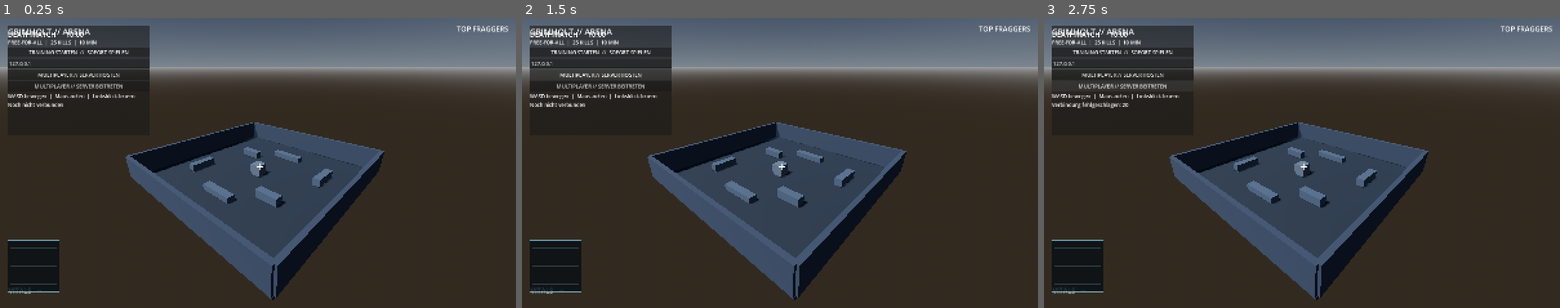
Above: before the commit, frames 1-3 (left to right).
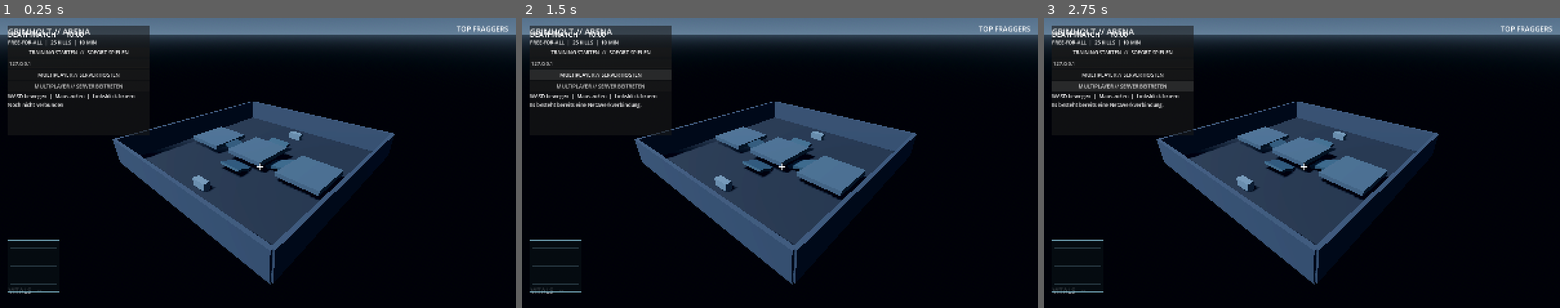
Above: after the commit, the same moments.

Repository: HazelTheSquirrel/Grimholt-Test
Game: Godot game, scene res://scenes/main.tscn
Two runs of this game, one before a commit and one after it. Both use one fixed random seed, a clock stepped at 60 frames per second and the inputs below.
Inputs:
- Up to frame 1 (0.25 s): no input
- Up to frame 2 (1.5 s): click "TRAINING STARTEN // SOFORT SP…" at 0.5 s; click "MULTIPLAYER // SERVER HOSTEN" at 1.25 s
- Up to frame 3 (2.75 s): click "MULTIPLAYER // SERVER BEITRET…" at 2 s

The runs differ from the first frame. In frame 1, 80% of the frame differs, in the area x 0-100%, y 0-100%; in frame 2, 80%; in frame 3, 80%.

Commit message:
Improve arena layout and repair menu start feedback

Diff:
--- a/Grimholt/scenes/shooter/arena.tscn
+++ b/Grimholt/scenes/shooter/arena.tscn
@@ -1,8 +1,10 @@
-[gd_scene load_steps=40 format=3]
+[gd_scene load_steps=19 format=3]
 
 [sub_resource type="ProceduralSkyMaterial" id="SkyMaterial"]
-sky_top_color = Color(0.12, 0.19, 0.29, 1)
-sky_horizon_color = Color(0.48, 0.52, 0.56, 1)
+sky_top_color = Color(0.055, 0.11, 0.19, 1)
+sky_horizon_color = Color(0.31, 0.39, 0.47, 1)
+ground_bottom_color = Color(0.035, 0.05, 0.065, 1)
+ground_horizon_color = Color(0.18, 0.23, 0.28, 1)
 
 [sub_resource type="Sky" id="Sky"]
 sky_material = SubResource("SkyMaterial")
@@ -11,128 +13,56 @@
 background_mode = 2
 sky = SubResource("Sky")
 ambient_light_source = 2
-ambient_light_color = Color(0.34, 0.39, 0.48, 1)
-ambient_light_energy = 0.7
-
-[sub_resource type="BoxMesh" id="FloorBox"]
-size = Vector3(48, 1, 48)
-
+ambient_light_color = Color(0.39, 0.47, 0.56, 1)
+ambient_light_energy = 0.8
+tonemap_mode = 2
+glow_enabled = true
+glow_intensity = 0.35
+
+[sub_resource type="BoxMesh" id="FloorMesh"]
+size = Vector3(64, 1, 64)
 [sub_resource type="BoxShape3D" id="FloorShape"]
-size = Vector3(48, 1, 48)
-
-[sub_resource type="StandardMaterial3D" id="FloorMaterial"]
-albedo_color = Color(0.13, 0.17, 0.21, 1)
+size = Vector3(64, 1, 64)
+[sub_resource type="StandardMaterial3D" id="FloorMat"]
+albedo_color = Color(0.105, 0.14, 0.18, 1)
+metallic = 0.28
+roughness = 0.78
+
+[sub_resource type="BoxMesh" id="WallMesh"]
+size = Vector3(64, 8, 1)
+[sub_resource type="BoxShape3D" id="WallShape"]
+size = Vector3(64, 8, 1)
+[sub_resource type="StandardMaterial3D" id="WallMat"]
+albedo_color = Color(0.18, 0.23, 0.29, 1)
+metallic = 0.35
+roughness = 0.72
+
+[sub_resource type="BoxMesh" id="PlatformMesh"]
+size = Vector3(14, 1.4, 14)
+[sub_resource type="BoxShape3D" id="PlatformShape"]
+size = Vector3(14, 1.4, 14)
+[sub_resource type="StandardMaterial3D" id="PlatformMat"]
+albedo_color = Color(0.24, 0.31, 0.37, 1)
+metallic = 0.42
+roughness = 0.58
+
+[sub_resource type="BoxMesh" id="CoverMesh"]
+size = Vector3(5, 2.4, 2)
+[sub_resource type="BoxShape3D" id="CoverShape"]
+size = Vector3(5, 2.4, 2)
+[sub_resource type="StandardMaterial3D" id="CoverMat"]
+albedo_color = Color(0.29, 0.36, 0.42, 1)
+metallic = 0.25
 roughness = 0.82
 
-[sub_resource type="BoxMesh" id="NorthWallBox"]
-size = Vector3(48, 6, 1)
-
-[sub_resource type="BoxShape3D" id="NorthWallShape"]
-size = Vector3(48, 6, 1)
-
-[sub_resource type="StandardMaterial3D" id="NorthWallMaterial"]
-albedo_color = Color(0.20, 0.25, 0.31, 1)
-roughness = 0.82
-
-[sub_resource type="BoxMesh" id="SouthWallBox"]
-size = Vector3(48, 6, 1)
-
-[sub_resource type="BoxShape3D" id="SouthWallShape"]
-size = Vector3(48, 6, 1)
-
-[sub_resource type="StandardMaterial3D" id="SouthWallMaterial"]
-albedo_color = Color(0.20, 0.25, 0.31, 1)
-roughness = 0.82
-
-[sub_resource type="BoxMesh" id="EastWallBox"]
-size = Vector3(1, 6, 48)
-
-[sub_resource type="BoxShape3D" id="EastWallShape"]
-size = Vector3(1, 6, 48)
-
-[sub_resource type="StandardMaterial3D" id="EastWallMaterial"]
-albedo_color = Color(0.20, 0.25, 0.31, 1)
-roughness = 0.82
-
-[sub_resource type="BoxMesh" id="WestWallBox"]
-size = Vector3(1, 6, 48)
-
-[sub_resource type="BoxShape3D" id="WestWallShape"]
-size = Vector3(1, 6, 48)
-
-[sub_resource type="StandardMaterial3D" id="WestWallMaterial"]
-albedo_color = Color(0.20, 0.25, 0.31, 1)
-roughness = 0.82
-
-[sub_resource type="BoxMesh" id="CoverABox"]
-size = Vector3(6, 2, 2)
-
-[sub_resource type="BoxShape3D" id="CoverAShape"]
-size = Vector3(6, 2, 2)
-
-[sub_resource type="StandardMaterial3D" id="CoverAMaterial"]
-albedo_color = Color(0.27, 0.33, 0.39, 1)
-roughness = 0.82
-
-[sub_resource type="BoxMesh" id="CoverBBox"]
-size = Vector3(6, 2, 2)
-
-[sub_resource type="BoxShape3D" id="CoverBShape"]
-size = Vector3(6, 2, 2)
-
-[sub_resource type="StandardMaterial3D" id="CoverBMaterial"]
-albedo_color = Color(0.27, 0.33, 0.39, 1)
-roughness = 0.82
-
-[sub_resource type="BoxMesh" id="CenterBlockBox"]
-size = Vector3(3, 3, 3)
-
-[sub_resource type="BoxShape3D" id="CenterBlockShape"]
-size = Vector3(3, 3, 3)
-
-[sub_resource type="StandardMaterial3D" id="CenterBlockMaterial"]
-albedo_color = Color(0.34, 0.39, 0.43, 1)
-roughness = 0.82
-
-[sub_resource type="BoxMesh" id="CoverCBox"]
-size = Vector3(2, 2, 7)
-
-[sub_resource type="BoxShape3D" id="CoverCShape"]
-size = Vector3(2, 2, 7)
-
-[sub_resource type="StandardMaterial3D" id="CoverCMaterial"]
-albedo_color = Color(0.27, 0.33, 0.39, 1)
-roughness = 0.82
-
-[sub_resource type="BoxMesh" id="CoverDBox"]
-size = Vector3(2, 2, 7)
-
-[sub_resource type="BoxShape3D" id="CoverDShape"]
-size = Vector3(2, 2, 7)
-
-[sub_resource type="StandardMaterial3D" id="CoverDMaterial"]
-albedo_color = Color(0.27, 0.33, 0.39, 1)
-roughness = 0.82
-
-[sub_resource type="BoxMesh" id="NorthCoverBox"]
-size = Vector3(9, 1.5, 2)
-
-[sub_resource type="BoxShape3D" id="NorthCoverShape"]
-size = Vector3(9, 1.5, 2)
-
-[sub_resource type="StandardMaterial3D" id="NorthCoverMaterial"]
-albedo_color = Color(0.27, 0.33, 0.39, 1)
-roughness = 0.82
-
-[sub_resource type="BoxMesh" id="SouthCoverBox"]
-size = Vector3(9, 1.5, 2)
-
-[sub_resource type="BoxShape3D" id="SouthCoverShape"]
-size = Vector3(9, 1.5, 2)
-
-[sub_resource type="StandardMaterial3D" id="SouthCoverMaterial"]
-albedo_color = Color(0.27, 0.33, 0.39, 1)
-roughness = 0.82
+[sub_resource type="BoxMesh" id="RampMesh"]
+size = Vector3(8, 0.8, 6)
+[sub_resource type="BoxShape3D" id="RampShape"]
+size = Vector3(8, 0.8, 6)
+[sub_resource type="StandardMaterial3D" id="RampMat"]
+albedo_color = Color(0.20, 0.29, 0.35, 1)
+metallic = 0.5
+roughness = 0.62
 
 [node name="Arena" type="Node3D"]
 
@@ -140,132 +70,148 @@
 environment = SubResource("Environment")
 
 [node name="Sun" type="DirectionalLight3D" parent="."]
-rotation = Vector3(-0.907571, -0.488692, 0)
-light_energy = 1.25
+rotation_degrees = Vector3(-48, -32, 0)
+light_energy = 1.35
 shadow_enabled = true
 
 [node name="PreviewCamera" type="Camera3D" parent="."]
-position = Vector3(34, 27, 38)
-rotation_degrees = Vector3(-25, 42, 0)
+position = Vector3(47, 37, 52)
+rotation_degrees = Vector3(-29, 42, 0)
 current = true
-fov = 70.0
+fov = 64.0
 
 [node name="Floor" type="StaticBody3D" parent="."]
 position = Vector3(0, -0.5, 0)
-
-[node name="FloorMesh" type="MeshInstance3D" parent="Floor"]
-mesh = SubResource("FloorBox")
-material_override = SubResource("FloorMaterial")
-
-[node name="FloorCollision" type="CollisionShape3D" parent="Floor"]
+[node name="Mesh" type="MeshInstance3D" parent="Floor"]
+mesh = SubResource("FloorMesh")
+material_override = SubResource("FloorMat")
+[node name="Collision" type="CollisionShape3D" parent="Floor"]
 shape = SubResource("FloorShape")
 
 [node name="NorthWall" type="StaticBody3D" parent="."]
-position = Vector3(0, 3, -24)
-
-[node name="NorthWallMesh" type="MeshInstance3D" parent="NorthWall"]
-mesh = SubResource("NorthWallBox")
-material_override = SubResource("NorthWallMaterial")
-
-[node name="NorthWallCollision" type="CollisionShape3D" parent="NorthWall"]
-shape = SubResource("NorthWallShape")
+position = Vector3(0, 4, -32)
+[node name="Mesh" type="MeshInstance3D" parent="NorthWall"]
+mesh = SubResource("WallMesh")
+material_override = SubResource("WallMat")
+[node name="Collision" type="CollisionShape3D" parent="NorthWall"]
+shape = SubResource("WallShape")
 
 [node name="SouthWall" type="StaticBody3D" parent="."]
-position = Vector3(0, 3, 24)
-
-[node name="SouthWallMesh" type="MeshInstance3D" parent="SouthWall"]
-mesh = SubResource("SouthWallBox")
-material_override = SubResource("SouthWallMaterial")
-
-[node name="SouthWallCollision" type="CollisionShape3D" parent="SouthWall"]
-shape = SubResource("SouthWallShape")
+position = Vector3(0, 4, 32)
+[node name="Mesh" type="MeshInstance3D" parent="SouthWall"]
+mesh = SubResource("WallMesh")
+material_override = SubResource("WallMat")
+[node name="Collision" type="CollisionShape3D" parent="SouthWall"]
+shape = SubResource("WallShape")
 
 [node name="EastWall" type="StaticBody3D" parent="."]
-position = Vector3(24, 3, 0)
-
-[node name="EastWallMesh" type="MeshInstance3D" parent="EastWall"]
-mesh = SubResource("EastWallBox")
-material_override = SubResource("EastWallMaterial")
-
-[node name="EastWallCollision" type="CollisionShape3D" parent="EastWall"]
-shape = SubResource("EastWallShape")
+position = Vector3(32, 4, 0)
+rotation_degrees = Vector3(0, 90, 0)
+[node name="Mesh" type="MeshInstance3D" parent="EastWall"]
+mesh = SubResource("WallMesh")
+material_override = SubResource("WallMat")
+[node name="Collision" type="CollisionShape3D" parent="EastWall"]
+shape = SubResource("WallShape")
 
 [node name="WestWall" type="StaticBody3D" parent="."]
-position = Vector3(-24, 3, 0)
-
-[node name="WestWallMesh" type="MeshInstance3D" parent="WestWall"]
-mesh = SubResource("WestWallBox")
-material_override = SubResource("WestWallMaterial")
-
-[node name="WestWallCollision" type="CollisionShape3D" parent="WestWall"]
-shape = SubResource("WestWallShape")
-
-[node name="CoverA" type="StaticBody3D" parent="."]
-position = Vector3(-10, 1, -8)
-
-[node name="CoverAMesh" type="MeshInstance3D" parent="CoverA"]
-mesh = SubResource("CoverABox")
-material_override = SubResource("CoverAMaterial")
-
-[node name="CoverACollision" type="CollisionShape3D" parent="CoverA"]
-shape = SubResource("CoverAShape")
-
-[node name="CoverB" type="StaticBody3D" parent="."]
-position = Vector3(10, 1, 8)
-
-[node name="CoverBMesh" type="MeshInstance3D" parent="CoverB"]
-mesh = SubResource("CoverBBox")
-material_override = SubResource("CoverBMaterial")
-
-[node name="CoverBCollision" type="CollisionShape3D" parent="CoverB"]
-shape = SubResource("CoverBShape")
-
-[node name="CenterBlock" type="StaticBody3D" parent="."]
-position = Vector3(0, 1.5, 0)
-
-[node name="CenterBlockMesh" type="MeshInstance3D" parent="CenterBlock"]
-mesh = SubResource("CenterBlockBox")
-material_override = SubResource("CenterBlockMaterial")
-
-[node name="CenterBlockCollision" type="CollisionShape3D" parent="CenterBlock"]
-shape = SubResource("CenterBlockShape")
-
-[node name="CoverC" type="StaticBody3D" parent="."]
-position = Vector3(-15, 1, 8)
-
-[node name="CoverCMesh" type="MeshInstance3D" parent="CoverC"]
-mesh = SubResource("CoverCBox")
-material_override = SubResource("CoverCMaterial")
-
-[node name="CoverCCollision" type="CollisionShape3D" parent="CoverC"]
-shape = SubResource("CoverCShape")
-
-[node name="CoverD" type="StaticBody3D" parent="."]
-position = Vector3(15, 1, -8)
-
-[node name="CoverDMesh" type="MeshInstance3D" parent="CoverD"]
-mesh = SubResource("CoverDBox")
-material_override = SubResource("CoverDMaterial")
-
-[node name="CoverDCollision" type="CollisionShape3D" parent="CoverD"]
-shape = SubResource("CoverDShape")
+position = Vector3(-32, 4, 0)
+rotation_degrees = Vector3(0, 90, 0)
+[node name="Mesh" type="MeshInstance3D" parent="WestWall"]
+mesh = SubResource("WallMesh")
+material_override = SubResource("WallMat")
+[node name="Collision" type="CollisionShape3D" parent="WestWall"]
+shape = SubResource("WallShape")
+
+[node name="CenterHighGround" type="StaticBody3D" parent="."]
+position = Vector3(0, 3.0, 0)
+[node name="Mesh" type="MeshInstance3D" parent="CenterHighGround"]
+mesh = SubResource("PlatformMesh")
+material_override = SubResource("PlatformMat")
+[node name="Collision" type="CollisionShape3D" parent="CenterHighGround"]
+shape = SubResource("PlatformShape")
+
+[node name="WestHighGround" type="StaticBody3D" parent="."]
+position = Vector3(-20, 2.2, 0)
+[node name="Mesh" type="MeshInstance3D" parent="WestHighGround"]
+mesh = SubResource("PlatformMesh")
+material_override = SubResource("PlatformMat")
+[node name="Collision" type="CollisionShape3D" parent="WestHighGround"]
+shape = SubResource("PlatformShape")
+
+[node name="EastHighGround" type="StaticBody3D" parent="."]
+position = Vector3(20, 2.2, 0)
+[node name="Mesh" type="MeshInstance3D" parent="EastHighGround"]
+mesh = SubResource("PlatformMesh")
+material_override = SubResource("PlatformMat")
+[node name="Collision" type="CollisionShape3D" parent="EastHighGround"]
+shape = SubResource("PlatformShape")
+
+[node name="RampWestToCenter" type="StaticBody3D" parent="."]
+position = Vector3(-10, 1.35, 0)
+rotation_degrees = Vector3(0, 0, -16)
+[node name="Mesh" type="MeshInstance3D" parent="RampWestToCenter"]
+mesh = SubResource("RampMesh")
+material_override = SubResource("RampMat")
+[node name="Collision" type="CollisionShape3D" parent="RampWestToCenter"]
+shape = SubResource("RampShape")
+
+[node name="RampEastToCenter" type="StaticBody3D" parent="."]
+position = Vector3(10, 1.35, 0)
+rotation_degrees = Vector3(0, 0, 16)
+[node name="Mesh" type="MeshInstance3D" parent="RampEastToCenter"]
+mesh = SubResource("RampMesh")
+material_override = SubResource("RampMat")
+[node name="Collision" type="CollisionShape3D" parent="RampEastToCenter"]
+shape = SubResource("RampShape")
+
+[node name="RampNorthToCenter" type="StaticBody3D" parent="."]
+position = Vector3(0, 1.35, -10)
+rotation_degrees = Vector3(16, 0, 0)
+[node name="Mesh" type="MeshInstance3D" parent="RampNorthToCenter"]
+mesh = SubResource("RampMesh")
+material_override = SubResource("RampMat")
+[node name="Collision" type="CollisionShape3D" parent="RampNorthToCenter"]
+shape = SubResource("RampShape")
+
+[node name="RampSouthToCenter" type="StaticBody3D" parent="."]
+position = Vector3(0, 1.35, 10)
+rotation_degrees = Vector3(-16, 0, 0)
+[node name="Mesh" type="MeshInstance3D" parent="RampSouthToCenter"]
+mesh = SubResource("RampMesh")
+material_override = SubResource("RampMat")
+[node name="Collision" type="CollisionShape3D" parent="RampSouthToCenter"]
+shape = SubResource("RampShape")
 
 [node name="NorthCover" type="StaticBody3D" parent="."]
-position = Vector3(0, 0.75, -14)
-
-[node name="NorthCoverMesh" type="MeshInstance3D" parent="NorthCover"]
-mesh = SubResource("NorthCoverBox")
-material_override = SubResource("NorthCoverMaterial")
-
-[node name="NorthCoverCollision" type="CollisionShape3D" parent="NorthCover"]
-shape = SubResource("NorthCoverShape")
+position = Vector3(0, 1.2, -23)
+[node name="Mesh" type="MeshInstance3D" parent="NorthCover"]
+mesh = SubResource("CoverMesh")
+material_override = SubResource("CoverMat")
+[node name="Collision" type="CollisionShape3D" parent="NorthCover"]
+shape = SubResource("CoverShape")
 
 [node name="SouthCover" type="StaticBody3D" parent="."]
-position = Vector3(0, 0.75, 14)
-
-[node name="SouthCoverMesh" type="MeshInstance3D" parent="SouthCover"]
-mesh = SubResource("SouthCoverBox")
-material_override = SubResource("SouthCoverMaterial")
-
-[node name="SouthCoverCollision" type="CollisionShape3D" parent="SouthCover"]
-shape = SubResource("SouthCoverShape")
+position = Vector3(0, 1.2, 23)
+[node name="Mesh" type="MeshInstance3D" parent="SouthCover"]
+mesh = SubResource("CoverMesh")
+material_override = SubResource("CoverMat")
+[node name="Collision" type="CollisionShape3D" parent="SouthCover"]
+shape = SubResource("CoverShape")
+
+[node name="WestCover" type="StaticBody3D" parent="."]
+position = Vector3(-23, 1.2, 0)
+rotation_degrees = Vector3(0, 90, 0)
+[node name="Mesh" type="MeshInstance3D" parent="WestCover"]
+mesh = SubResource("CoverMesh")
+material_override = SubResource("CoverMat")
+[node name="Collision" type="CollisionShape3D" parent="WestCover"]
+shape = SubResource("CoverShape")
+
+[node name="EastCover" type="StaticBody3D" parent="."]
+position = Vector3(23, 1.2, 0)
+rotation_degrees = Vector3(0, 90, 0)
+[node name="Mesh" type="MeshInstance3D" parent="EastCover"]
+mesh = SubResource("CoverMesh")
+material_override = SubResource("CoverMat")
+[node name="Collision" type="CollisionShape3D" parent="EastCover"]
+shape = SubResource("CoverShape")
--- a/Grimholt/scripts/shooter/main.gd
+++ b/Grimholt/scripts/shooter/main.gd
@@ -29,6 +29,7 @@
 var bot_sync_timer := 0.0
 
 func _ready() -> void:
+	Input.mouse_mode = Input.MOUSE_MODE_VISIBLE
 	_configure_inputs()
 	_build_menu()
 	_build_hud()
@@ -117,7 +118,7 @@
 	column.add_child(intro)
 	var training_button := Button.new()
 	training_button.text = "TRAINING STARTEN  //  SOFORT SPIELEN"
-	training_button.pressed.connect(host_game)
+	training_button.pressed.connect(_on_training_pressed)
 	column.add_child(training_button)
 	address_input = LineEdit.new()
 	address_input.placeholder_text = "Server-IP"
@@ -125,11 +126,11 @@
 	column.add_child(address_input)
 	var host_button := Button.new()
 	host_button.text = "MULTIPLAYER // SERVER HOSTEN"
-	host_button.pressed.connect(host_game)
+	host_button.pressed.connect(_on_host_pressed)
 	column.add_child(host_button)
 	var join_button := Button.new()
 	join_button.text = "MULTIPLAYER // SERVER BEITRETEN"
-	join_button.pressed.connect(join_game)
+	join_button.pressed.connect(_on_join_pressed)
 	column.add_child(join_button)
 	var status_title := Label.new()
 	status_title.text = "WASD bewegen  |  Maus zielen  |  Linksklick feuern"
@@ -193,8 +194,21 @@
 	minimap.draw.connect(_draw_minimap)
 	hud_layer.add_child(minimap)
 
+func _on_training_pressed() -> void:
+	status_label.text = "TRAINING WIRD GESTARTET ..."
+	host_game()
+
+func _on_host_pressed() -> void:
+	status_label.text = "SERVER WIRD GESTARTET ..."
+	host_game()
+
+func _on_join_pressed() -> void:
+	status_label.text = "VERBINDUNG WIRD AUFGEBAUT ..."
+	join_game()
+
 func host_game() -> void:
 	if multiplayer.multiplayer_peer != null:
+		status_label.text = "Es besteht bereits eine Netzwerkverbindung."
 		return
 	var peer := ENetMultiplayerPeer.new()
 	var error := peer.create_server(PORT, MAX_PLAYERS)
@@ -204,30 +218,45 @@
 	multiplayer.multiplayer_peer = peer
 	multiplayer.peer_connected.connect(_on_peer_connected)
 	multiplayer.peer_disconnected.connect(_on_peer_disconnected)
-	status_label.text = "Server aktiv // UDP %d" % PORT
+	status_label.text = "Server aktiv // UDP %d — Match startet" % PORT
 	_start_match()
 	_spawn_player(1)
 	for i in range(BOT_COUNT):
 		_spawn_bot(i + 1000)
 
 func join_game() -> void:
+	if multiplayer.multiplayer_peer != null:
+		status_label.text = "Es besteht bereits eine Netzwerkverbindung."
+		return
 	var peer := ENetMultiplayerPeer.new()
 	var error := peer.create_client(address_input.text.strip_edges(), PORT)
 	if error != OK:
 		status_label.text = "Verbindung fehlgeschlagen: %s" % error
 		return
+	if multiplayer.connected_to_server.is_connected(_on_connected_to_server):
+		multiplayer.connected_to_server.disconnect(_on_connected_to_server)
+	multiplayer.connected_to_server.connect(_on_connected_to_server)
+	multiplayer.connection_failed.connect(_on_connection_failed)
+	multiplayer.server_disconnected.connect(_on_server_disconnected)
 	multiplayer.multiplayer_peer = peer
-	multiplayer.connected_to_server.connect(_on_connected_to_server)
-	multiplayer.connection_failed.connect(func(): status_label.text = "Verbindung fehlgeschlagen")
-	multiplayer.server_disconnected.connect(func(): status_label.text = "Server getrennt")
+	status_label.text = "Verbinde mit %s:%d ..." % [address_input.text.strip_edges(), PORT]
 
 func _on_connected_to_server() -> void:
-	status_label.text = "Verbunden // Spieler wird gespawnt"
+	status_label.text = "VERBUNDEN // Warte auf Match-Start"
+
+func _on_connection_failed() -> void:
+	status_label.text = "VERBINDUNG FEHLGESCHLAGEN // IP und Server prüfen"
+	multiplayer.multiplayer_peer = null
+
+func _on_server_disconnected() -> void:
+	status_label.text = "SERVERVERBINDUNG GETRENNT"
+	multiplayer.multiplayer_peer = null
 
 func _start_match() -> void:
 	round_active = true
 	round_time = ROUND_SECONDS
-	_match_started.rpc(round_time)
+	# Host local starten; RPC nur für weitere Clients verwenden.
+	_match_started(round_time)
 
 @rpc("authority", "call_local", "reliable")
 func _match_started(seconds: int) -> void:
